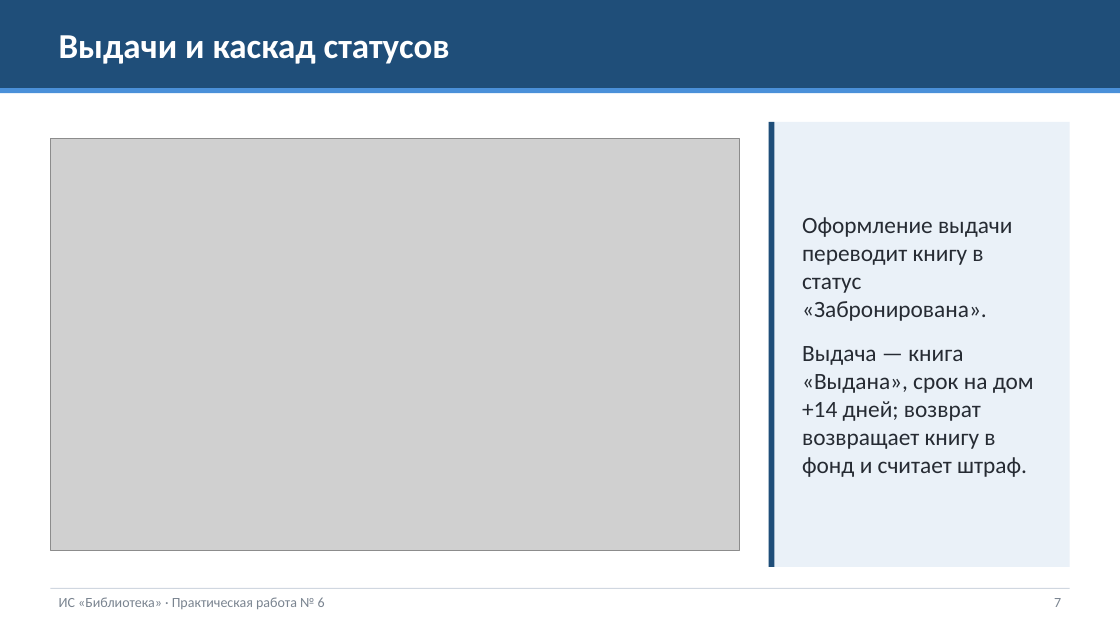
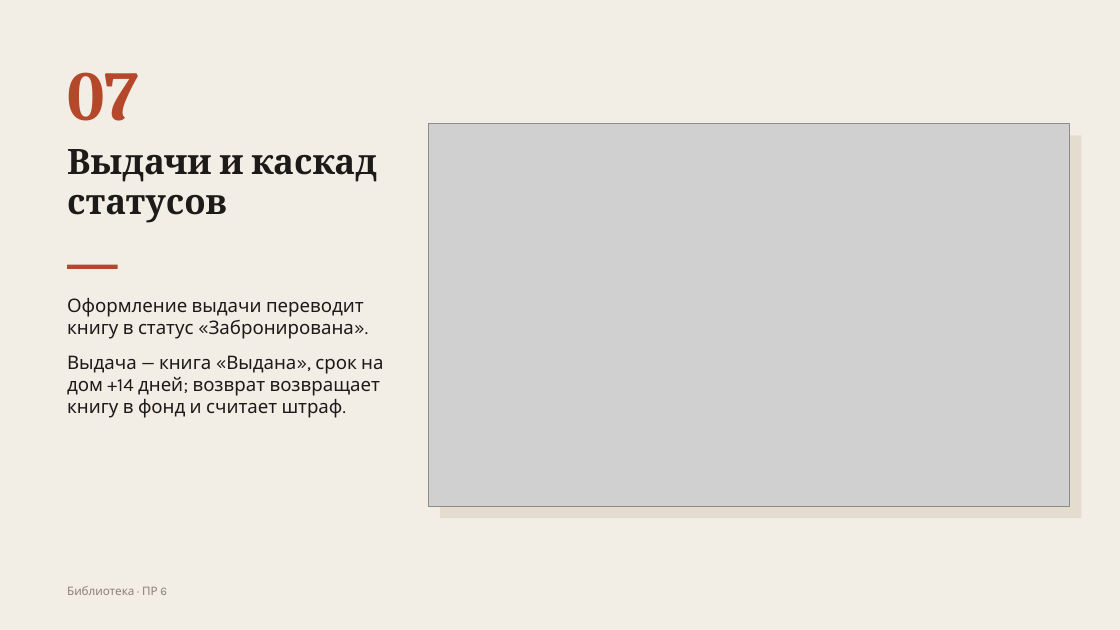
Before and after one commit to aaa111ws/MDK04.01-, a slide deck: slide 7 of pr6/Презентация.pptx. Drawn at 1120x630 pixels with LibreOffice and Linux fonts; fonts in the diff are those of the drawing; grey boxes stand for pictures. Boxes give left, top, right and bottom in pixels: in the first picture for what was removed or moved away, otherwise in the second. Text is boxed around its words. In the diff, an @@ line names an element or a change of style, - is before the commit and + after.

```diff
--- a/pr6/Презентация.pptx
+++ b/pr6/Презентация.pptx
@@ background #FFFFFF to #F3EEE5 @@
@@ rectangle removed at bbox=[0, 0, 1120, 88] @@
@@ rectangle removed at bbox=[0, 88, 1120, 93] @@
@@ text added at bbox=[67, 72, 139, 121], 60 pt, text #B5482A, bold @@
+07
@@ text "Выдачи и каскад статусов": place and size @@
-text "Выдачи и каскад статусов" at bbox=[59, 35, 450, 64]
+text "Выдачи и каскад статусов" at bbox=[67, 149, 377, 223]
@@ text "Выдачи и каскад статусов" at bbox=[67, 149, 377, 223]: font Calibri to Cambria, text colour #FFFFFF to #1C1B19; line spacing 1 to 0.95; vertical alignment middle to top @@
@@ picture: place and size @@
-picture at bbox=[50, 139, 739, 550]
+picture at bbox=[429, 124, 1070, 507]
@@ rectangle added at bbox=[440, 135, 1081, 518], fill #E4DCCF @@
@@ rectangle removed at bbox=[769, 122, 1070, 567] @@
@@ rectangle removed at bbox=[769, 122, 775, 567] @@
@@ rectangle added at bbox=[67, 265, 118, 269], fill #B5482A @@
@@ text "Оформление выдачи переводит книгу в ...": place and size @@
-text "Оформление выдачи переводит книгу в ..." at bbox=[802, 217, 1034, 477]
+text "Оформление выдачи переводит книгу в ..." at bbox=[67, 298, 383, 418]
@@ text "Оформление выдачи переводит книгу в ..." at bbox=[67, 298, 383, 418]: size 20 to 16 pt, font Calibri to Karla, text colour #262B33 to #1C1B19; less space between paragraphs; vertical alignment middle to top @@
@@ rectangle removed at bbox=[50, 588, 1070, 589] @@
@@ text at bbox=[67, 586, 167, 595]: text changed; size 12 to 10 pt; font Calibri to Karla; text colour #7A8490 to #8A8178 @@
-ИС «Библиотека» · Практическая работа № 6
+Библиотека · ПР 6
@@ text removed at bbox=[1054, 598, 1061, 607] @@
-7
```
Also in this commit, not shown: 11 other slides changed.
